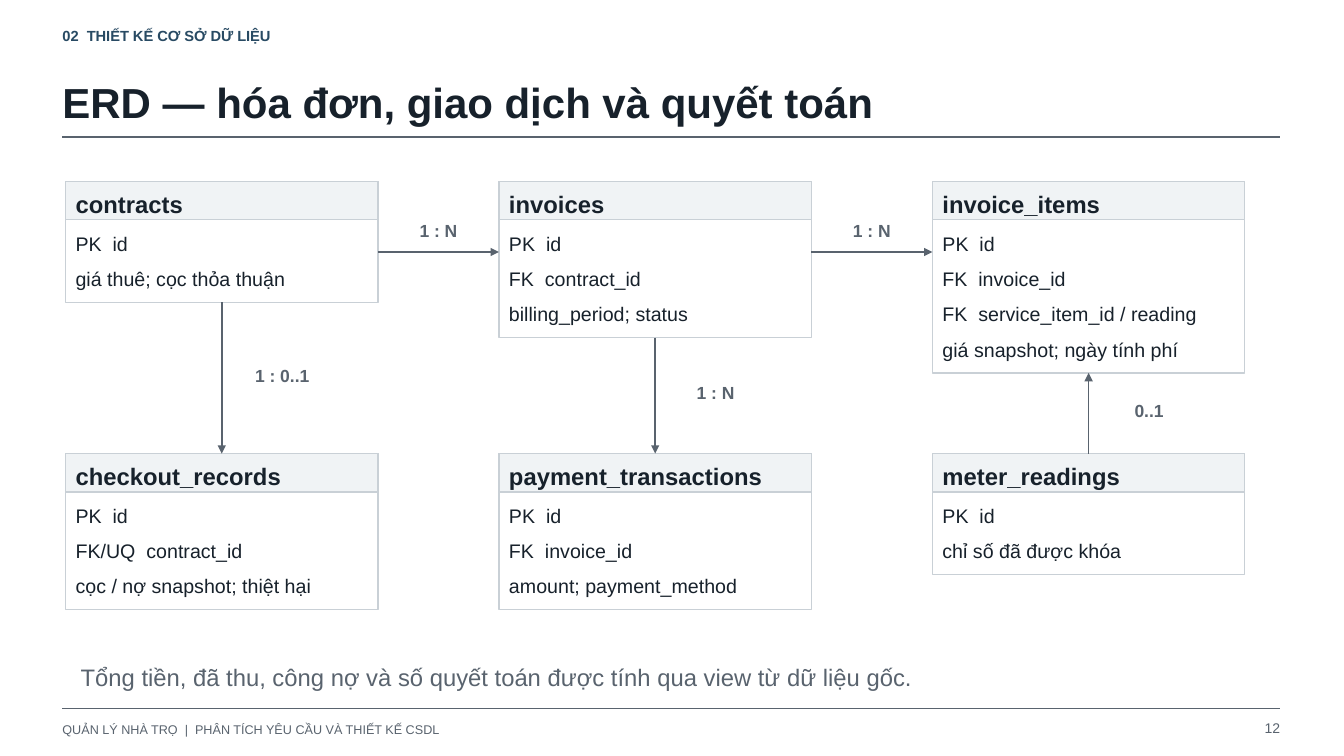
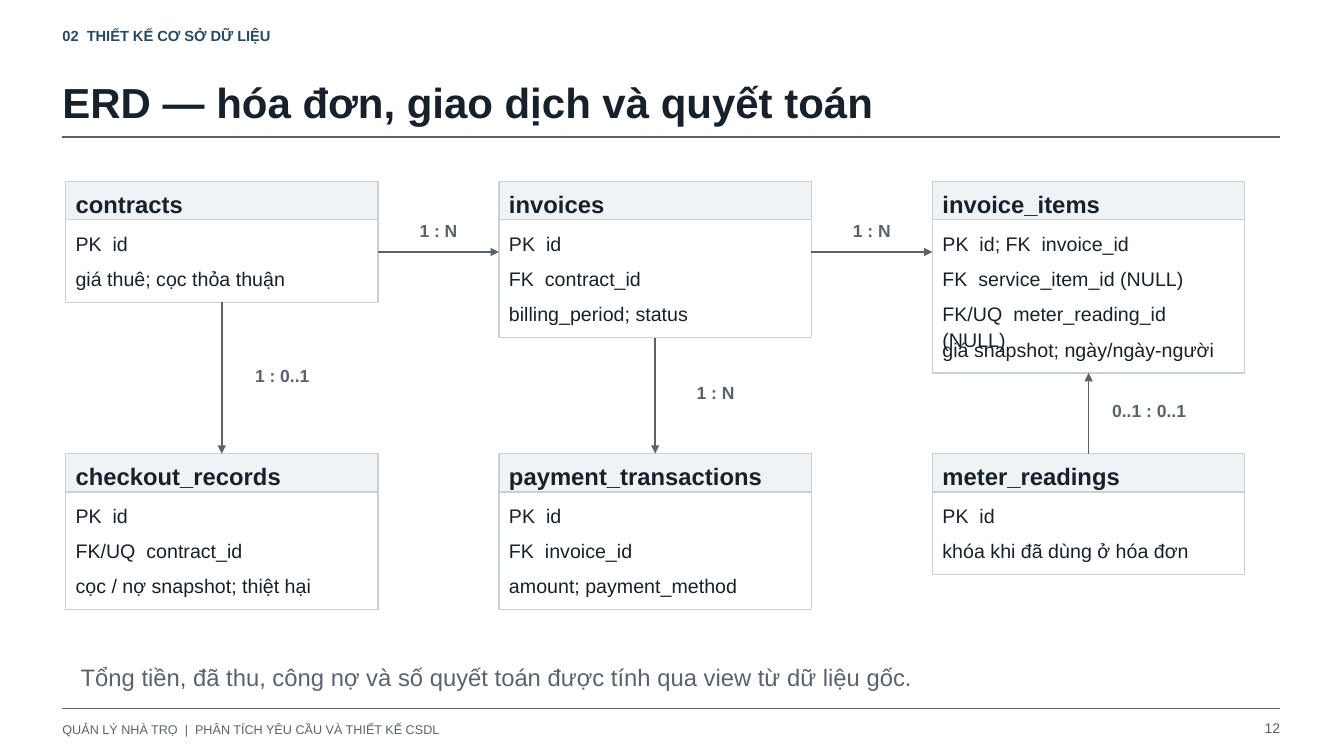
Before and after one commit to hieunofun/quanlytro, a slide deck: slide 12 of docs/thiet-ke-csdl-va-phan-tich-nghiep-vu.pptx. Drawn at 1344x756 pixels with LibreOffice and Linux fonts; fonts in the diff are those of the drawing. Boxes give left, top, right and bottom in pixels: in the first picture for what was removed or moved away, otherwise in the second. Text is boxed around its words. In the diff, an @@ line names an element or a change of style, - is before the commit and + after.

```diff
--- a/docs/thiet-ke-csdl-va-phan-tich-nghiep-vu.pptx
+++ b/docs/thiet-ke-csdl-va-phan-tich-nghiep-vu.pptx
@@ text at box(942, 236, 1129, 255): text changed @@
-PK id
+PK id; FK invoice_id
@@ text at box(942, 271, 1183, 290): text changed @@
-FK invoice_id
+FK service_item_id (NULL)
@@ text at box(942, 306, 1166, 351): text changed @@
-FK service_item_id / reading
+FK/UQ meter_reading_id (NULL)
@@ text at box(942, 341, 1214, 361): text changed @@
-giá snapshot; ngày tính phí
+giá snapshot; ngày/ngày-người
@@ text at box(1112, 405, 1186, 417): text changed @@
-0..1
+0..1 : 0..1
@@ text at box(942, 543, 1189, 562): text changed @@
-chỉ số đã được khóa
+khóa khi đã dùng ở hóa đơn
```
Also in this commit, not shown: 17 other slides changed, 15 other files.
